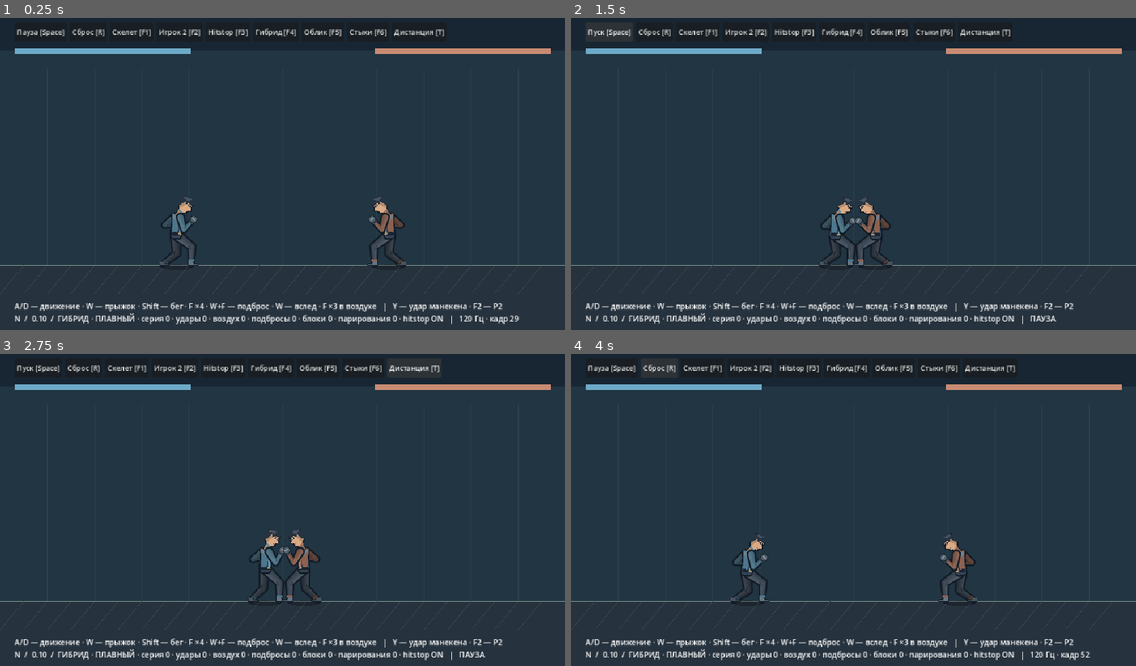
Above: before the commit, frames 1-4 (two rows, left to right).
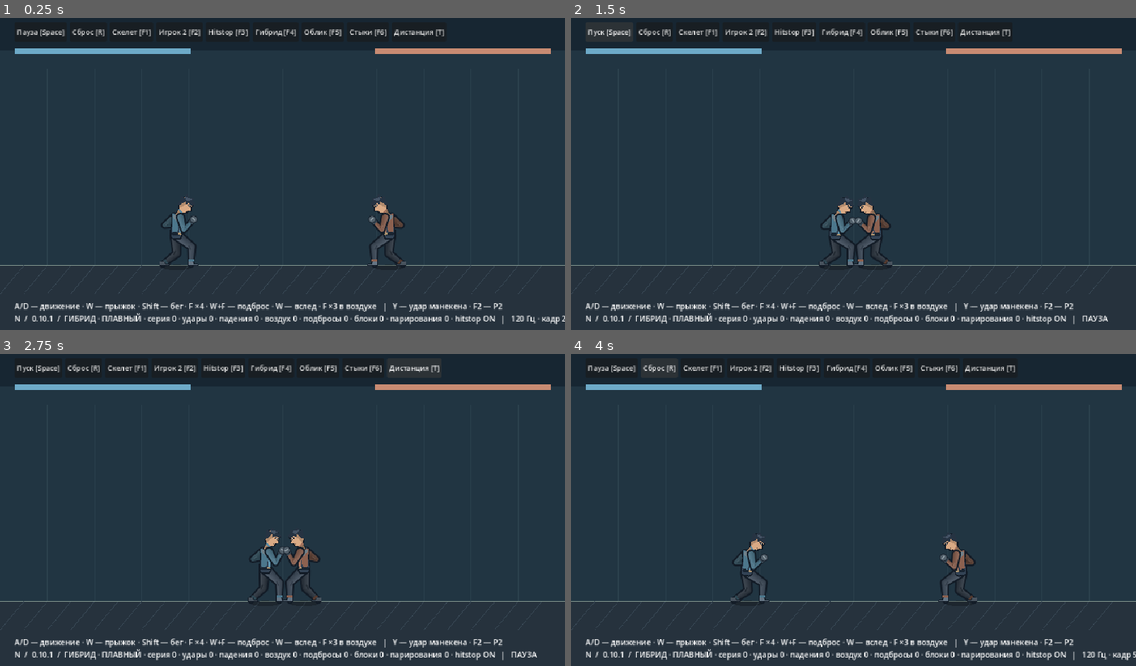
Above: after the commit, the same moments.

Repository: Mefits/Project-N
Game: Godot game, scene res://game/arena.tscn
Two runs of this game, one before a commit and one after it. Both use one fixed random seed, a clock stepped at 60 frames per second and the inputs below.
Inputs:
- Up to frame 1 (0.25 s): no input
- Up to frame 2 (1.5 s): click "Дистанция [T]" at 0.5 s; click "Пауза [Space]" at 1.25 s
- Up to frame 3 (2.75 s): click "Дистанция [T]" at 2 s
- Up to frame 4 (4 s): click "Пуск [Space]" at 2.75 s; click "Сброс [R]" at 3.5 s

The runs differ from the first frame. In frame 1, 1.3% of the frame differs, in the area x 8-100%, y 94-99%; in frame 2, 1.2%; in frame 3, 1.2%; in frame 4, 1.3%.

Commit message:
N 0.10.1: aerial silhouettes, fast descent and grounded knockdown recovery

Diff:
--- a/game/air_pose.gd
+++ b/game/air_pose.gd
@@ -7,24 +7,24 @@
 const FIRST=[
     [0,1.0,Vector2(0,-49),15.0,Vector2(18,1),Vector2(7,8),Vector2(21,-20),Vector2(-20,-12)],
     [5,1.0,Vector2(-3,-48),-9.0,Vector2(10,3),Vector2(9,10),Vector2(16,-25),Vector2(-15,-8)],
-    [9,1.0,Vector2(7,-49),23.0,Vector2(43,1),Vector2(5,10),Vector2(22,-22),Vector2(-24,-7)],
-    [13,1.0,Vector2(8,-49),25.0,Vector2(44,3),Vector2(7,10),Vector2(23,-22),Vector2(-23,-7)],
+    [9,1.0,Vector2(7,-49),23.0,Vector2(43,1),Vector2(5,10),Vector2(29,-29),Vector2(-30,-5)],
+    [13,1.0,Vector2(8,-49),25.0,Vector2(44,3),Vector2(7,10),Vector2(28,-28),Vector2(-29,-6)],
     [18,1.0,Vector2(3,-48),11.0,Vector2(25,7),Vector2(9,10),Vector2(18,-25),Vector2(-16,-10)],
     [27,0.0,Vector2(0,-50),0.0,Vector2(20,0),Vector2(7,10),Vector2(24,-2),Vector2(-24,-2)]
 ]
 const SECOND=[
     [0,1.0,Vector2(3,-48),12.0,Vector2(25,7),Vector2(9,10),Vector2(18,-25),Vector2(-16,-10)],
     [5,1.0,Vector2(-3,-46),-14.0,Vector2(12,6),Vector2(-12,5),Vector2(9,-27),Vector2(-23,-6)],
-    [9,1.0,Vector2(7,-49),30.0,Vector2(7,10),Vector2(40,19),Vector2(24,-15),Vector2(-19,-22)],
-    [13,1.0,Vector2(8,-49),33.0,Vector2(8,11),Vector2(41,18),Vector2(26,-12),Vector2(-18,-22)],
+    [9,1.0,Vector2(7,-49),30.0,Vector2(7,10),Vector2(40,19),Vector2(12,-12),Vector2(-28,-35)],
+    [13,1.0,Vector2(8,-49),33.0,Vector2(8,11),Vector2(41,18),Vector2(15,-9),Vector2(-26,-32)],
     [18,1.0,Vector2(2,-48),12.0,Vector2(11,8),Vector2(25,10),Vector2(18,-20),Vector2(-14,-18)],
     [27,0.0,Vector2(0,-50),0.0,Vector2(20,0),Vector2(7,10),Vector2(24,-2),Vector2(-24,-2)]
 ]
 const DOWN=[
     [0,1.0,Vector2(1,-48),10.0,Vector2(14,2),Vector2(22,4),Vector2(18,-22),Vector2(-16,-18)],
-    [5,1.0,Vector2(-2,-48),-13.0,Vector2(10,-32),Vector2(8,1),Vector2(10,-29),Vector2(-19,-15)],
-    [10,1.0,Vector2(8,-47),35.0,Vector2(35,27),Vector2(3,13),Vector2(22,-22),Vector2(-22,-9)],
-    [15,1.0,Vector2(9,-46),40.0,Vector2(25,36),Vector2(5,15),Vector2(17,-25),Vector2(-21,-8)],
+    [5,1.0,Vector2(-2,-48),-13.0,Vector2(10,-32),Vector2(8,1),Vector2(12,-35),Vector2(-24,-27)],
+    [10,1.0,Vector2(8,-47),35.0,Vector2(35,27),Vector2(3,13),Vector2(26,-33),Vector2(-28,-16)],
+    [15,1.0,Vector2(9,-46),40.0,Vector2(25,36),Vector2(5,15),Vector2(22,-36),Vector2(-30,-10)],
     [22,1.0,Vector2(3,-49),20.0,Vector2(16,19),Vector2(6,12),Vector2(19,-14),Vector2(-17,-5)],
     [38,0.0,Vector2(0,-50),0.0,Vector2(20,0),Vector2(7,10),Vector2(24,-2),Vector2(-24,-2)]
 ]
--- a/game/arena.gd
+++ b/game/arena.gd
@@ -106,7 +106,7 @@
     _hud()
     queue_redraw()
 func _hud()->void:
-    hud.text="A/D — движение · W — прыжок · Shift — бег · F  …(112 unchanged characters)… : ←/→ ↑ ↓ · Ctrl · K/L/;")+"\nN  /  0.10  /  "+("ГИБРИД" if world.hybrid_enabled else "АНИМАЦИЯ")+" · "+("ПЛАВНЫЙ" if smooth_skin else "СТАРЫЙ")+" · серия "+str(world.jab_a.chain_count)+" · удары "+str(world.hits)+" · воздух "+str(world.air_hits)+" · …(226 unchanged characters)…
+    hud.text="A/D — движение · W — прыжок · Shift — бег · F  …(112 unchanged characters)… : ←/→ ↑ ↓ · Ctrl · K/L/;")+"\nN  /  0.10.1  /  "+("ГИБРИД" if world.hybrid_enabled else "АНИМАЦИЯ")+" · "+("ПЛАВНЫЙ" if smooth_skin else "СТАРЫЙ")+" · серия "+str(world.jab_a.chain_count)+" · удары "+str(world.hits)+" · падения "+str(world.ground_impacts)+" · воздух "+str(world.air_hits)+" · …(226 unchanged characters)…
 func _segment(a:Vector2,b:Vector2,width:float,c:Color)->void:
     draw_line(a,b,Color("#17202b"),width+3,true)
     draw_line(a,b,c,width,true)
--- a/game/jab.gd
+++ b/game/jab.gd
@@ -133,6 +133,17 @@
 func tick(m)->void:
     reaction.step()
     if hurt>0:hurt-=1
+    if m.down_ticks>0 or m.dive_landing>0:
+        hurt=maxi(hurt,m.down_ticks)
+        age=-1
+        chain_buffer=0
+        chain_count=0
+        transition_pose={}
+        queued=false
+        guarding=false
+        guard_blend=0
+        parry_left=0
+        return
     if airborne_attack() and (m.grounded or not m.pursuing):
         age=-1
         chain_buffer=0
@@ -309,7 +320,9 @@
         var u:float=float(hurt)/hurt_total
         if hurt_style in ["air_jab","air_cross","air_slam"]:
             var slam:bool=hurt_style=="air_slam"
-            return {"weight":u*.85,"hip":Vector2(-4,-44 if slam else -49),"lean":38.0 if slam else -24.0,"lead":Vector2(12,25),"rear":Vector2(-10,19),"twist":.6,"air_near":Vector2(22,-14),"air_far":Vector2(-18,-22)}
+            var cross:bool=hurt_style=="air_cross"
+            var snap:float=smoothstep(0.0,.12,1.0-u)*(1.0-smoothstep(.12,.42,1.0-u))
+            return {"weight":u*.85,"hip":Vector2(-4,-44 if slam else -49),"lean":38.0 if slam else -24.0,"lead":Vector2(-7,29) if cross else Vector2(12,25)+Vector2(8,-12)*snap,"rear":Vector2(21,6) if cross else Vector2(-10,19)+Vector2(-10,5)*snap,"twist":.6,"air_near":Vector2(8,-32) if cross else Vector2(22,-14)+Vector2(8,-9)*snap,"air_far":Vector2(-29,-5) if cross else Vector2(-18,-22)}
         if hurt_style=="launcher":
             return {"weight":u*(.75 if hybrid else 1.0),"hip":Vector2(-3,-48),"lean":-30.0,"lead":Vector2(5,21),"rear":Vector2(-9,15),"twist":.55}
         if hurt_style in ["cross","hook","finisher"]:
--- a/game/motion_pose.gd
+++ b/game/motion_pose.gd
@@ -5,6 +5,8 @@
 static func air(m,side:int)->Dictionary:
     var s:float=1.0 if side==0 else -1.0
     var t:float=m.airborne_time
+    if m.diving:
+        return {"foot":Vector2(14 if side==0 else -20,-13 if side==0 else -6),"hand":Vector2(21 if side==0 else -5,18 if side==0 else 14),"lean":24.0,"hip_y":-48.0,"phase":0.0}
     if m.launched:
         var tuck_launch:float=smoothstep(0.0,.13,t)*(1.0-smoothstep(.60,.86,t))
         var start:Vector2=Vector2(s*24,-2)
@@ -28,3 +30,7 @@
     var upper:float=stride*lerpf(24.0,61.0,run)
     var elbow:float=lerpf(35.0,77.0,run)
     return Vector2(0,22).rotated(deg_to_rad(upper))+Vector2(0,23).rotated(deg_to_rad(upper-elbow))
+
+static func floor_shift(root_y:float,bottom:float,down:bool,weight:float)->float:
+    var gap:float=430.0-root_y-bottom
+    return gap*weight if down and gap>0 else minf(0.0,gap)
--- a/game/motor.gd
+++ b/game/motor.gd
@@ -17,6 +17,14 @@
 var launched:bool=false
 var pursuing:bool=false
 var slammed:bool=false
+const DOWN_TICKS=60
+const RISE_TICKS=32
+var down_ticks:int=0
+var slam_time:float=0
+var diving:bool=false
+var dive_landing:int=0
+var ground_impacts:int=0
+var impact_speed:float=0
 var feet:Array[Vector2]=[]
 var swing:int=-1
 var next_foot:int=0
@@ -79,6 +87,10 @@
 func launch(speed:float)->void:
     pursuing=false
     slammed=false
+    diving=false
+    down_ticks=0
+    slam_time=0
+    dive_landing=0
     takeoff_feet.clear()
     for foot in feet:takeoff_feet.append(Vector2((foot.x-pos.x)*facing,foot.y-pos.y-2))
     airborne_time=0
@@ -89,11 +101,27 @@
     run_flight=false
     released_foot=-1
     flight_lift=0
+func dive()->void:
+    pursuing=false
+    diving=true
+    velocity.y=maxf(velocity.y,540.0)
 func tick(input:Dictionary,opponent_x:float)->void:
     time+=DT
     run_flight=false
     released_foot=-1
     flight_lift=0
+    if down_ticks>0:
+        down_ticks-=1
+        velocity=Vector2.ZERO
+        jump_latch=bool(input.get("jump",false))
+        return
+    if dive_landing>0:
+        dive_landing-=1
+        velocity=Vector2.ZERO
+        land=move_toward(land,0,DT*6)
+        jump_latch=bool(input.get("jump",false))
+        return
+    if slammed and not grounded:slam_time+=DT
     var axis:float=clampf(float(input.get("move",0)),-1,1)
     sprint=bool(input.get("run",false))
     var jump:bool=bool(input.get("jump",false))
@@ -132,14 +160,29 @@
     pos.x=clampf(pos.x,48,912)
     if pos.x<=48 or pos.x>=912:velocity.x=0
     if not grounded and pos.y>=FLOOR:
+        var was_slammed:bool=slammed
+        var was_diving:bool=diving
+        if was_slammed:
+            ground_impacts+=1
+            impact_speed=velocity.y
+            down_ticks=DOWN_TICKS
+            velocity.x=0
+        if was_diving:
+            dive_landing=12
+            velocity.x=0
         pos.y=FLOOR
         velocity.y=0
         grounded=true
         launched=false
         pursuing=false
         slammed=false
+        diving=false
         land=1
         _plant()
+        if was_slammed or was_diving:
+            gait=0
+            run_mix=0
+            return
     land=move_toward(land,0,DT*6)
     if not grounded:
         airborne_time+=DT
--- a/game/rig.gd
+++ b/game/rig.gd
@@ -39,6 +39,9 @@
         var ap:Dictionary=MOTION.air(m,0)
         lean=float(ap.lean)
         hip_y=float(ap.hip_y)
+    var down:float=smoothstep(0.0,float(m.RISE_TICKS),float(m.down_ticks))
+    if m.down_ticks>0:
+        action={"weight":down,"hip":Vector2(0,-46),"lean":0.0,"lead":Vector2(14,24),"rear":Vector2(-17,13)}
     var weight:float=float(action.get("weight",0))
     if weight>0:
         hip_x=lerpf(hip_x,float(action.hip.x),weight)
@@ -90,6 +93,20 @@
         local["thigh_"+side]=thigh
         local["knee_"+side]=leg[0]
         local["foot_"+side]=leg[1]
+    # Rotate the whole skeleton, preserving every bone length. On landing, fit
+    # the silhouette against the floor rather than planting upright feet.
+    var fall:float=down if m.down_ticks>0 else (smoothstep(0.0,.13,m.slam_time) if m.slammed else 0.0)
+    if fall>0:
+        var angle:float=deg_to_rad(-88.0*fall)
+        var pivot:Vector2=local.hips
+        var bottom:float=-INF
+        for key in local:
+            var v:Vector2=pivot+(Vector2(local[key])-pivot).rotated(angle)
+            local[key]=v
+            var margin:float=13.0 if key=="head" else (9.0 if key in ["hips","chest"] else (2.0 if str(key).begins_with("foot") else 6.0))
+            bottom=maxf(bottom,v.y+margin)
+        var floor_shift:float=MOTION.floor_shift(m.pos.y,bottom,m.down_ticks>0,fall)
+        for key in local:local[key].y+=floor_shift
     points={}
     for key in local:
         var p:Vector2=local[key]
--- a/game/world.gd
+++ b/game/world.gd
@@ -11,6 +11,7 @@
 var pursuits:int=0
 var air_hits:int=0
 var slams:int=0
+var ground_impacts:int=0
 var last_result:String=""
 var freeze:int=0
 var frozen_ticks:int=0
@@ -57,6 +58,7 @@
         b.separate(mid+sign0*19-b.pos.x)
         if a.velocity.x*sign0>0:a.velocity.x=0
         if b.velocity.x*sign0<0:b.velocity.x=0
+    ground_impacts=a.ground_impacts+b.ground_impacts
     rig_a.sample(a,jab_a.pose(hybrid_enabled),jab_a.reaction.angles if hybrid_enabled else Vector4.ZERO)
     rig_b.sample(b,jab_b.pose(hybrid_enabled),jab_b.reaction.angles if hybrid_enabled else Vector4.ZERO)
     # Snapshot contacts and attack parameters before applying either hit.
@@ -95,7 +97,9 @@
             hits+=1
             if profile.has("lift"):launches+=1
             if profile.has("juggle") or profile.has("slam"):air_hits+=1
-            if profile.has("slam"):slams+=1
+            if profile.has("slam"):
+                slams+=1
+                src.dive()
             defender.receive(dst,src.facing,profile,last_lever)
             return int(profile.freeze)
 
@@ -107,6 +111,7 @@
     pursuits+=1
 
 func _motor_input(input:Dictionary,j,m,opponent)->Dictionary:
+    if m.down_ticks>0 or m.dive_landing>0 or m.diving:return {"lock_facing":true}
     if m.pursuing and j.airborne_attack() and not opponent.grounded and opponent.launched and not (j.kind=="air_slam" and j.connected):
         var gap:float=(opponent.pos.x-m.pos.x)*m.facing
         var goal:float=48.0 if j.kind=="air_cross" else (43.0 if j.kind=="air_slam" else 58.0)
@@ -136,7 +141,7 @@
     return {"lock_facing":true,"hurt":j.hurt>0 or j.hp<=0}
 
 func _contact(src,dst,attack,defender,previous:Vector2,source_rig,target_rig)->Dictionary:
-    if not attack.active() or defender.hp<=0:return {}
+    if not attack.active() or defender.hp<=0 or dst.down_ticks>0:return {}
     if attack.airborne_attack() and (src.grounded or dst.grounded or not dst.launched):return {}
     if (dst.pos.x-src.pos.x)*src.facing<=0:return {}
     var p:Vector2=attack.contact_point(source_rig,src.facing)
--- a/tests/air.gd
+++ b/tests/air.gd
@@ -30,6 +30,13 @@
     var old_air_hits:int=0
     var old_launches:int=0
     var landing_ticks:int=0
+    var slam_tick:int=-1
+    var victim_landing:int=-1
+    var attacker_landing:int=-1
+    var down_frames:int=0
+    var horizontal_frames:int=0
+    var min_head_y:float=999
+    var max_head_y:float=0
     for i in range(420):
         var inp:Dictionary=seq.next(w,mirror,follow,finish)
         var old_src:Vector2=src.pos
@@ -51,7 +58,22 @@
             old_air_hits=w.air_hits
         if w.slams>old_slams:
             slam_velocity=dst.velocity.y
+            slam_tick=i
+            check(src.diving and src.velocity.y>=540,"Attacker fast descent after finisher")
             old_slams=w.slams
+        if slam_tick>=0 and src.grounded and attacker_landing<0:attacker_landing=i
+        if slam_tick>=0 and dst.grounded and victim_landing<0:victim_landing=i
+        if dst.down_ticks>0:
+            down_frames+=1
+            check(dst.grounded and b.locked() and dst.velocity.length()<.001,"Downed control locked")
+            var dp:Dictionary=(w.rig_a if mirror else w.rig_b).points
+            var axis:Vector2=dp.chest-dp.hips
+            if absf(axis.x)>absf(axis.y):horizontal_frames+=1
+            min_head_y=minf(min_head_y,dp.head.y)
+            max_head_y=maxf(max_head_y,dp.head.y)
+            for key in dp:check(dp[key].y<=M.FLOOR+.01,"Downed joint floor safety")
+            check(absf(dp.chest.distance_to(dp.hips)-R.TORSO)<.001,"Downed torso length")
+            check(absf(dp.head.distance_to(dp.chest)-R.NECK)<.001,"Downed neck length")
         if w.slams>0 and dst.grounded:
             slam_landed=true
             landing_ticks+=1
@@ -75,7 +97,11 @@
         check(kinds.has("air_jab") and kinds.has("air_cross"),"Distinct aerial attacks")
         if finish:
             check(w.slams==1 and slam_velocity>=600 and slam_landed,"Downward strike and landing")
-        else:check(w.slams==0,"No automatic finisher")
+            check(w.ground_impacts==1 and dst.impact_speed>=650,"One actual floor impact")
+            check(attacker_landing>=0 and attacker_landing-slam_tick<45 and abs(attacker_landing-victim_landing)<24,"Attacker lands promptly")
+            check(down_frames>=M.DOWN_TICKS and horizontal_frames>=25 and max_head_y-min_head_y>35,"Prone hold and getup")
+            print("N landing: victim ",victim_landing-slam_tick," ticks; attacker ",attacker_landing-slam_tick," ticks; down ",down_frames,"; horizontal ",horizontal_frames,"; impact ",dst.impact_speed)
+        else:check(w.slams==0 and w.ground_impacts==0,"No automatic finisher")
         check(peak<180 and min_gap>=37.9,"Bounded air following")
         check(src.grounded and dst.grounded and not src.pursuing and not dst.launched and not a.locked() and not b.locked(),"Both recover")
     else:check(w.hits==4 and w.pursuits==0 and w.air_hits==0,"Optional chase")
--- a/tests/visual.gd
+++ b/tests/visual.gd
@@ -119,7 +119,7 @@
         scene._hud()
         scene.queue_redraw()
         await capture(name+"/frame_%03d"%frame)
-    if scene.world.air_hits!=3 or scene.world.slams!=1 or scene.world.hits!=7:push_error("Air capture mismatch "+name);quit(1)
+    if scene.world.air_hits!=3 or scene.world.slams!=1 or scene.world.ground_impacts!=1 or scene.world.hits!=7:push_error("Air capture mismatch "+name);quit(1)
 func check_skin(scene,state:Dictionary,tick0:int)->void:
     if scene.world.ticks!=tick0 or scene.world.rig_a.points!=state:
         push_error("Skin altered simulation")
Not shown, changed: docs/CHECKPOINT.md
Not shown, changed: docs/PLAN.md
